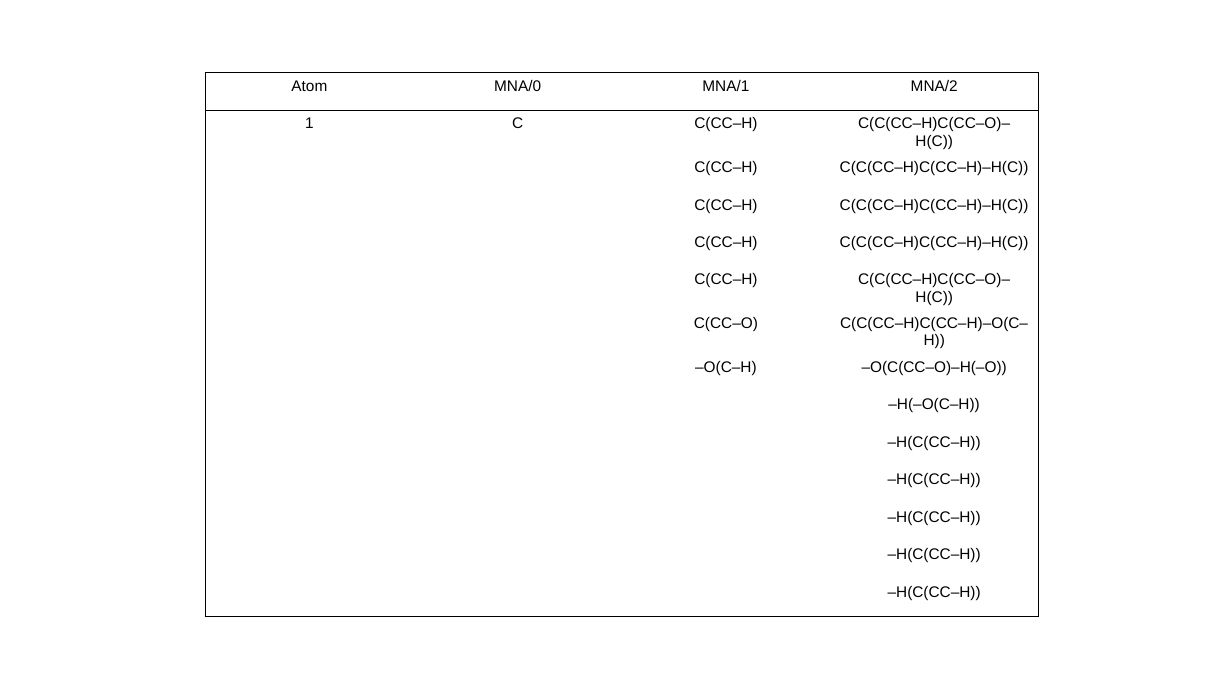
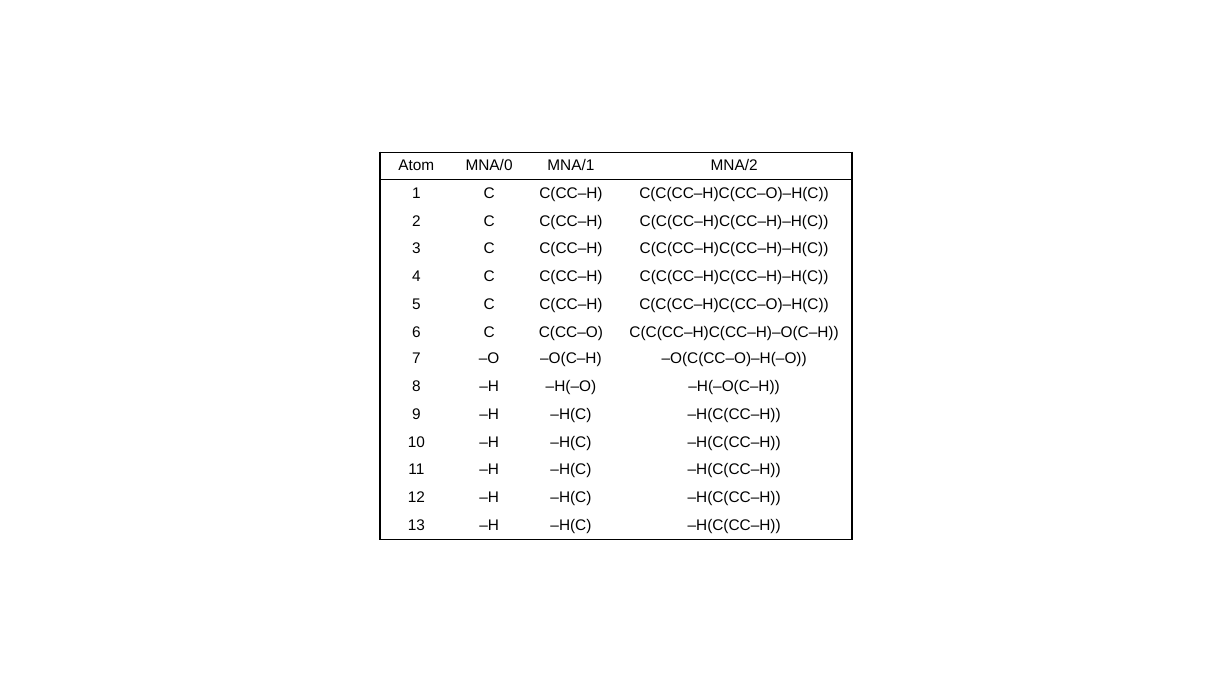
Before and after one commit to steinbeck/cheminformatics-lecture, a slide deck: slide 1 of Kapitel10/Kapitel10.pptx. Drawn at 1232x693 pixels with LibreOffice and Linux fonts; fonts in the diff are those of the drawing. Boxes give left, top, right and bottom in pixels: in the first picture for what was removed or moved away, otherwise in the second. Text is boxed around its words. In the diff, an @@ line names an element or a change of style, - is before the commit and + after.

```diff
--- a/Kapitel10/Kapitel10.pptx
+++ b/Kapitel10/Kapitel10.pptx
@@ table at box(380, 152, 852, 542) @@
-row 3, column 1: 
+row 3, column 1: 2
-row 3, column 2: 
+row 3, column 2: C
-row 4, column 1: 
+row 4, column 1: 3
-row 4, column 2: 
+row 4, column 2: C
-row 5, column 1: 
+row 5, column 1: 4
-row 5, column 2: 
+row 5, column 2: C
-row 6, column 1: 
+row 6, column 1: 5
-row 6, column 2: 
+row 6, column 2: C
-row 7, column 1: 
+row 7, column 1: 6
-row 7, column 2: 
+row 7, column 2: C
-row 8, column 1: 
+row 8, column 1: 7
-row 8, column 2: 
+row 8, column 2: –O
-row 9:  |  |  | –H(–O(C–H))
+row 9: 8 | –H | –H(–O) | –H(–O(C–H))
-row 10:  |  |  | –H(C(CC–H))
+row 10: 9 | –H | –H(C) | –H(C(CC–H))
-row 11:  |  |  | –H(C(CC–H))
+row 11: 10 | –H | –H(C) | –H(C(CC–H))
-row 12:  |  |  | –H(C(CC–H))
+row 12: 11 | –H | –H(C) | –H(C(CC–H))
-row 13:  |  |  | –H(C(CC–H))
+row 13: 12 | –H | –H(C) | –H(C(CC–H))
-row 14:  |  |  | –H(C(CC–H))
+row 14: 13 | –H | –H(C) | –H(C(CC–H))
@@ table: place and size @@
-table at box(205, 73, 1037, 606)
+table at box(380, 152, 852, 542)
```
Also in this commit, not shown: 8 other files.
